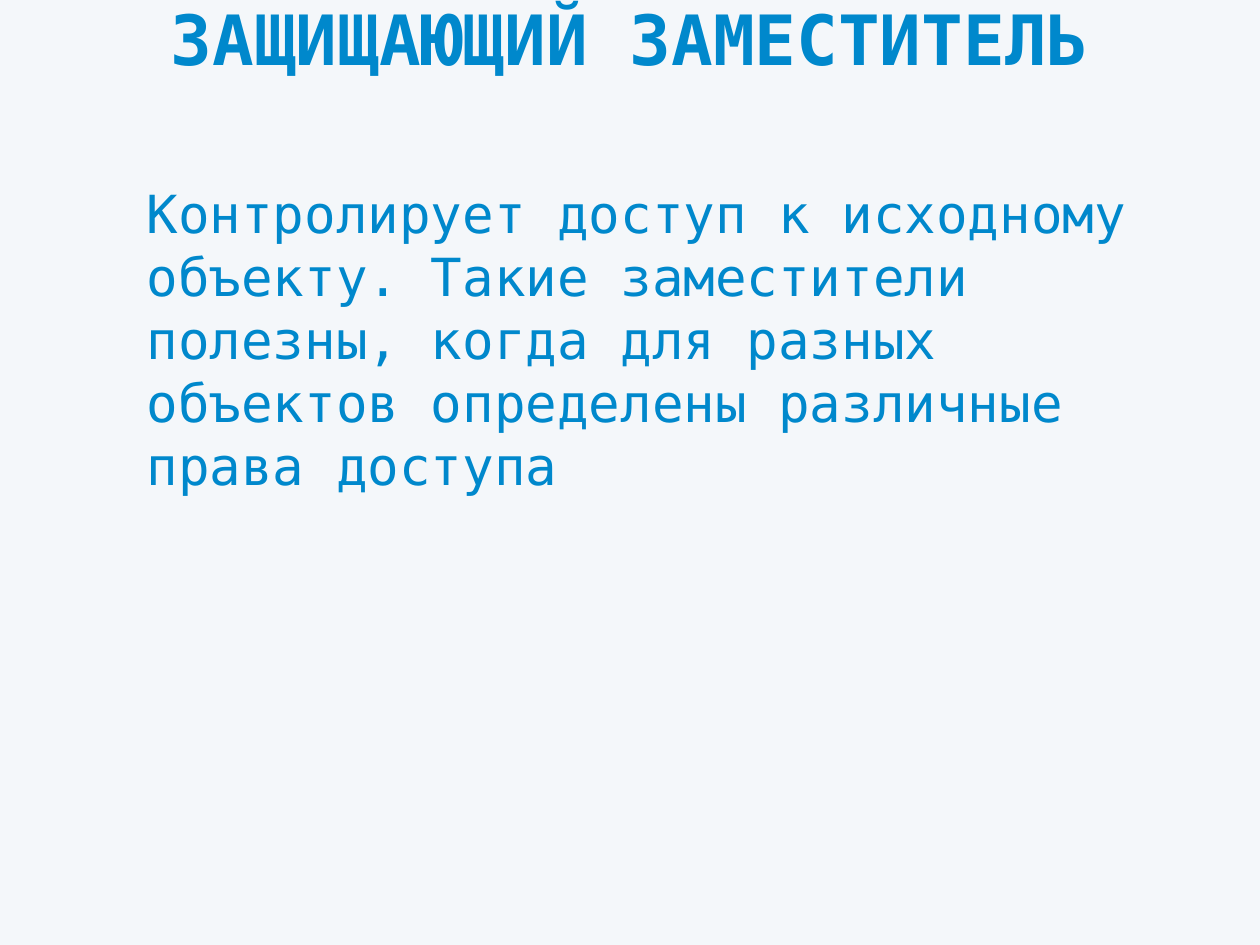
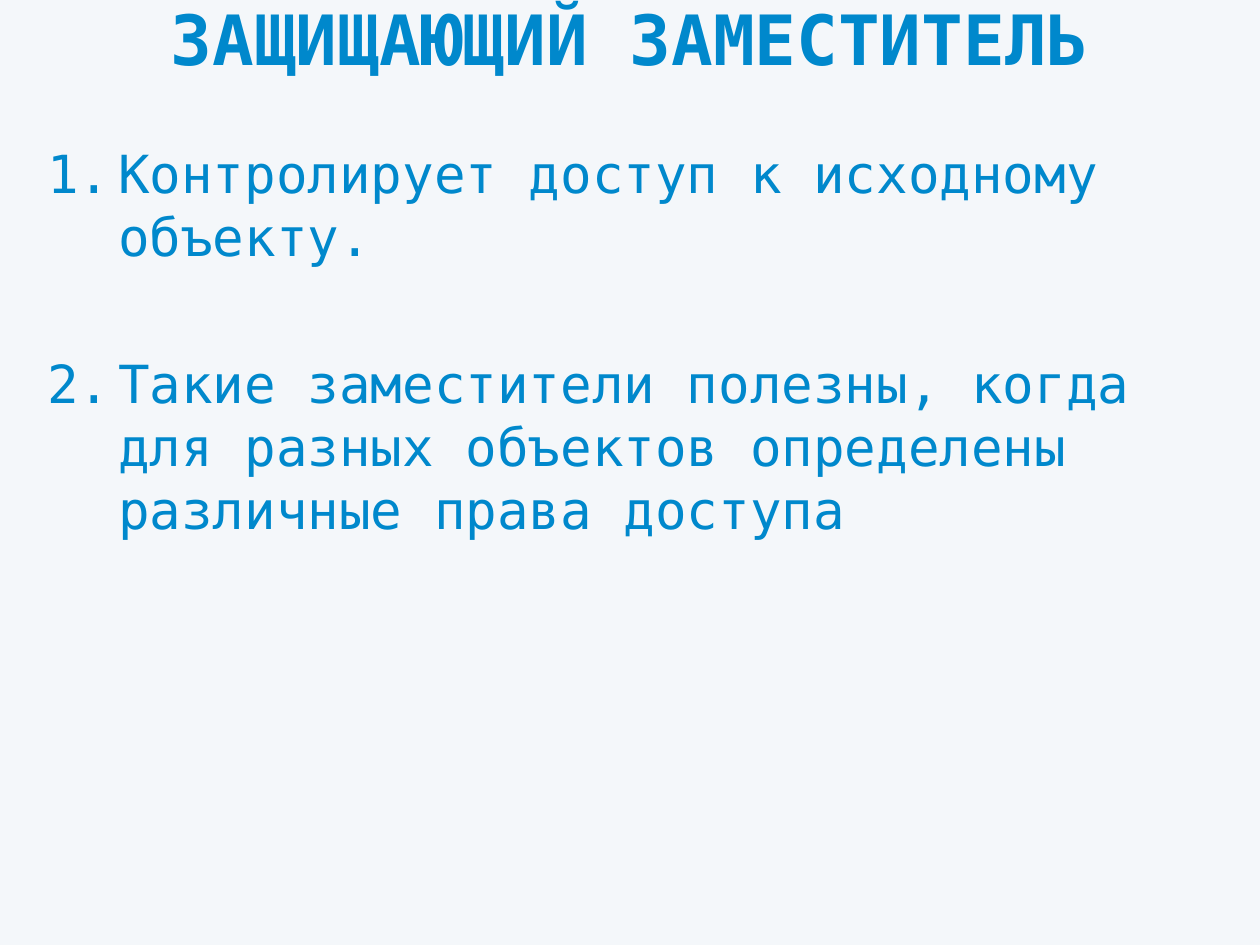
Before and after one commit to dipiash/proxy_pattern, a slide deck: slide 13 of Presentation.pptx (slide 9 before the commit). Drawn at 1260x945 pixels with LibreOffice and Linux fonts; fonts in the diff are those of the drawing. Boxes give left, top, right and bottom in pixels: in the first picture for what was removed or moved away, otherwise in the second. Text is boxed around its words. In the diff, an @@ line names an element or a change of style, - is before the commit and + after.

Commit message:
Updated

```diff
--- a/Presentation.pptx
+++ b/Presentation.pptx
@@ subtitle at bbox=[118, 154, 1129, 540]: text changed @@
-Контролирует доступ к исходному объекту. Такие заместители полезны, когда для разных объектов определены различные права доступа
+1. Контролирует доступ к исходному объекту.
+2. Такие заместители полезны, когда для разных объектов определены различные права доступа
```
Also in this commit, not shown: 7 other slides changed, 6 slides added.
